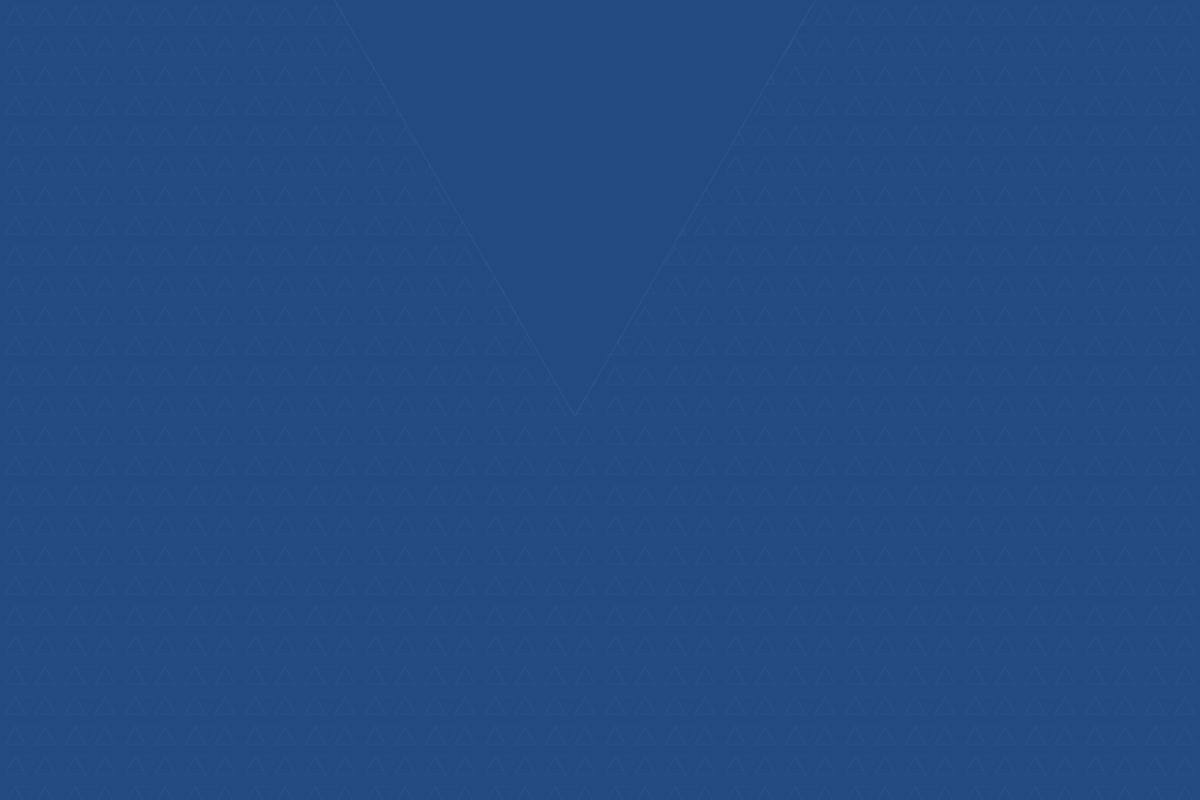
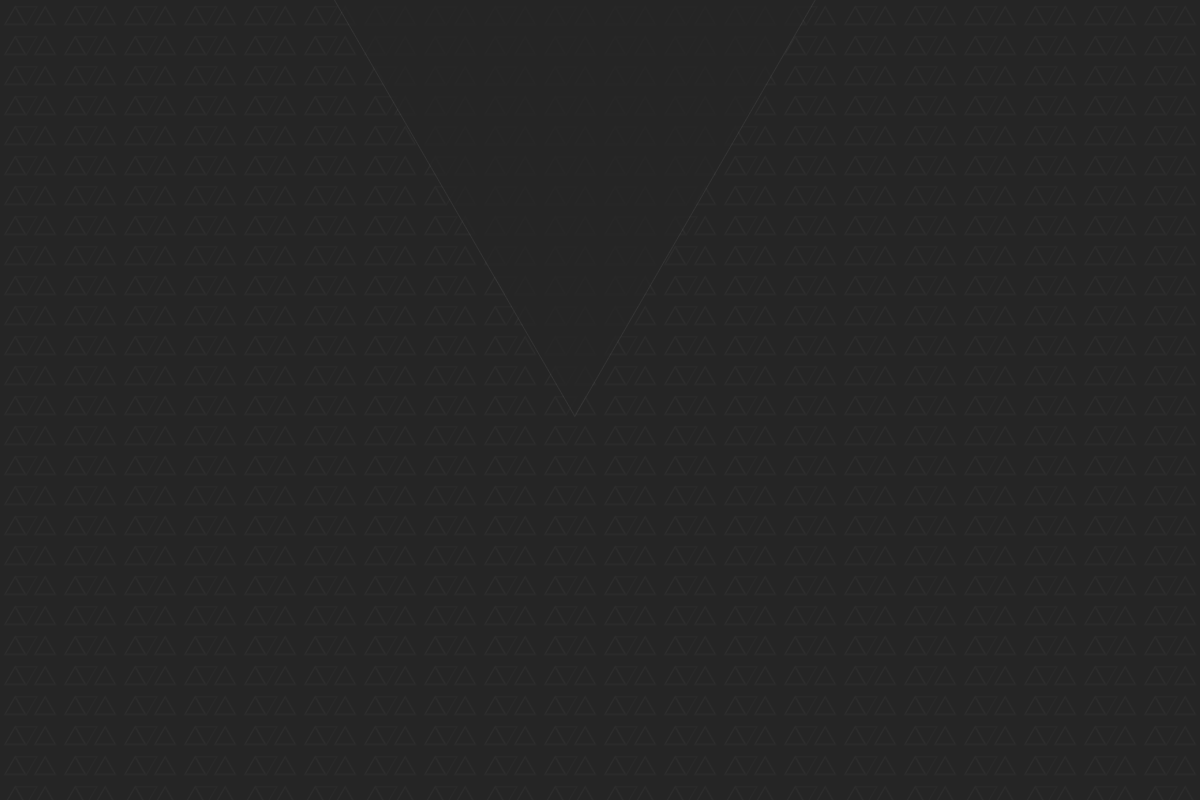
Layer changes from the first 1200×800 image to the second:
painted on "Shape 1" over bbox(333, 0, 816, 418)
added layer "bg copy" above "bg" over bbox(0, 0, 1200, 800)
